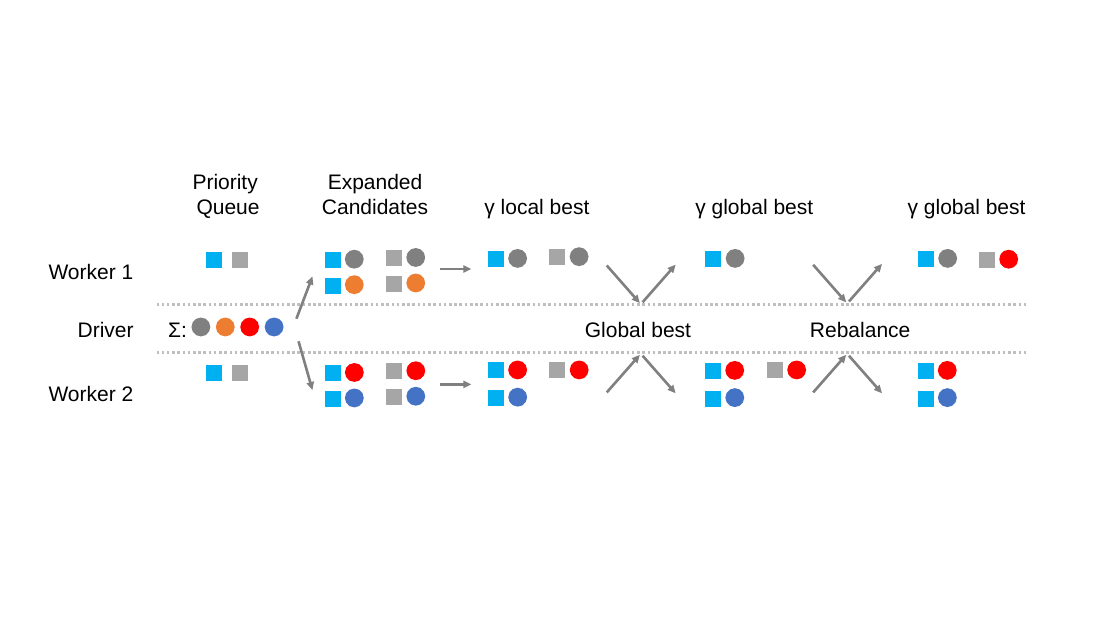
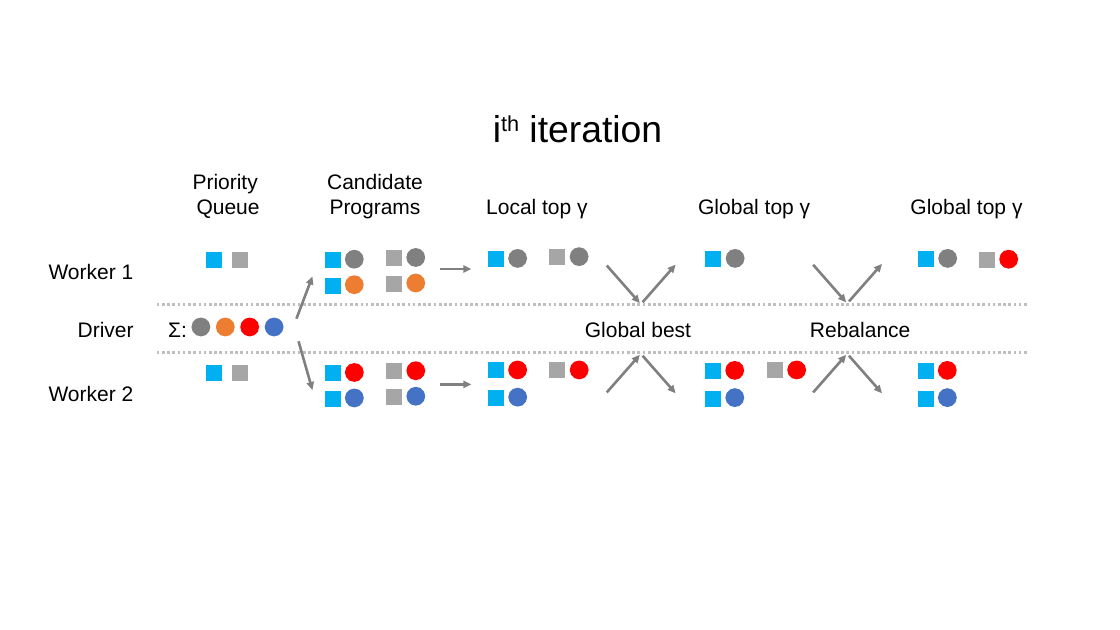
Before and after one commit to sjyk/alphaclean-paper, a slide deck: slide 2 of figures/figs.pptx. Drawn at 1120x630 pixels with LibreOffice and Linux fonts; fonts in the diff are those of the drawing. Boxes give left, top, right and bottom in pixels: in the first picture for what was removed or moved away, otherwise in the second. Text is boxed around its words. In the diff, an @@ line names an element or a change of style, - is before the commit and + after.

```diff
--- a/figures/figs.pptx
+++ b/figures/figs.pptx
@@ text added at (529,115,662,143), 32 pt, text #000000 @@
+ith iteration
@@ text at (327,173,423,219): text changed @@
-Expanded
-Candidates
+Candidate
+Programs
@@ text at (486,198,587,219): text changed @@
-γ local best
+Local top γ
@@ text at (698,198,810,219): text changed @@
-γ global best
+Global top γ
@@ text at (910,198,1022,219): text changed @@
-γ global best
+Global top γ
```
Also in this commit, not shown: 2 other files.
